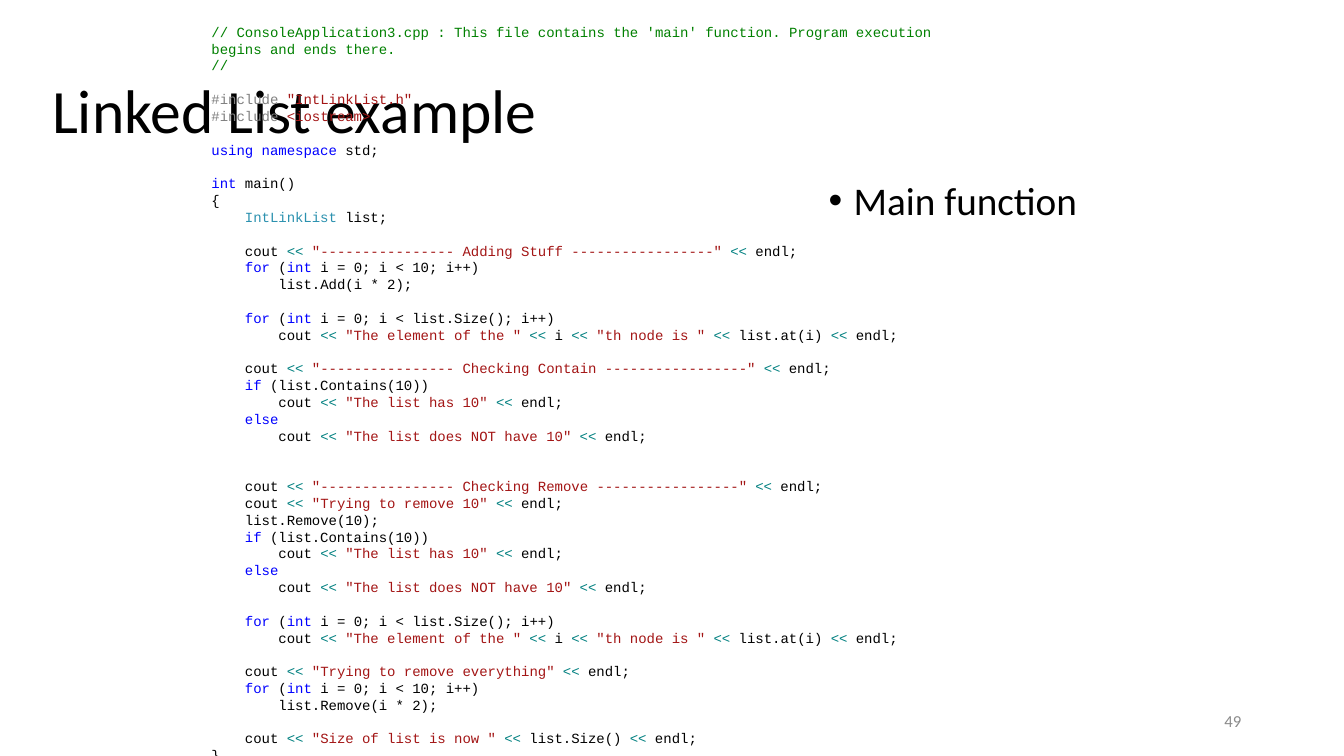
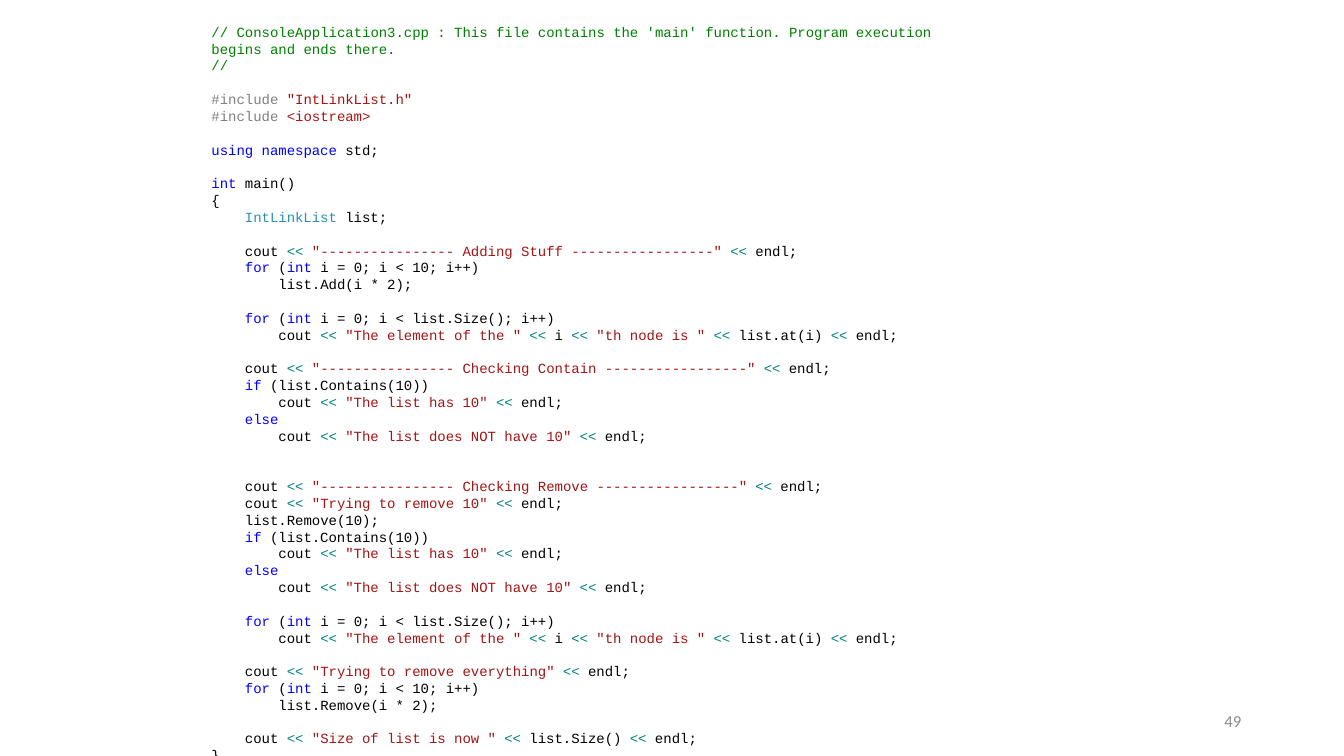
Before and after one commit to JimmyKePeng/Bootcamp-Repository, a slide deck: slide 49 of - Slides/CS301_Bootcamp_Linked_Lists.pptx. Drawn at 1344x756 pixels with LibreOffice and Linux fonts; fonts in the diff are those of the drawing. Boxes give left, top, right and bottom in pixels: in the first picture for what was removed or moved away, otherwise in the second. Text is boxed around its words. In the diff, an @@ line names an element or a change of style, - is before the commit and + after.

```diff
--- a/- Slides/CS301_Bootcamp_Linked_Lists.pptx
+++ b/- Slides/CS301_Bootcamp_Linked_Lists.pptx
@@ title removed at [52, 90, 536, 148] @@
-Linked List example
@@ text removed at [854, 188, 1077, 216] @@
-• Main function
```
Also in this commit, not shown: 3 other files.
